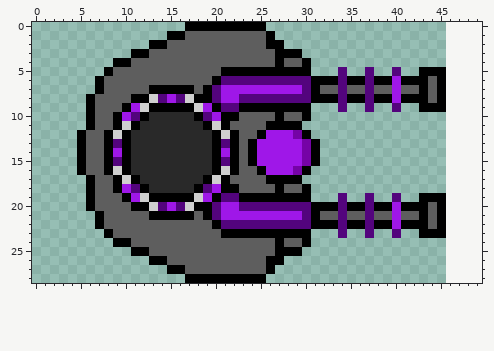
File history of a pixel-art sprite, images/Turrets/p_laser_gun_1.png. The picture above is the old version.
The file is 96x58 pixels, drawn in blocks of 2x2; one block is one cell here. The old version is drawn lined up with the new one, on the new canvas.
After:
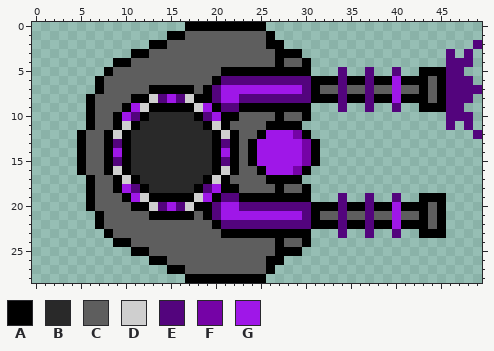
Palette (. is transparent): A #000000  B #292929  C #5e5e5e  D #cfcfcf  E #53047d  F #7503a6  G #9f17e8
The exact change:
canvas 48x29 -> 50x29, the old top-left corner now at -2,0 (the part of the old canvas that was cut away was empty and is not shown)
@@ x 44..49 @@
  1 ......
- 2 ......
- 3 ......
- 4 ......
- 5 AA....
- 6 CA....
- 7 CA....
- 8 CA....
- 9 AA....
-10 ......
-11 ......
-12 ......
+ 2 .....E
+ 3 ..E.E.
+ 4 ..EEE.
+ 5 AAEE..
+ 6 CAEEE.
+ 7 CAEEEE
+ 8 CAEEE.
+ 9 AAEE..
+10 ..EEE.
+11 ..E.E.
+12 .....E
 13 ......
Boxes around the changes in both pictures, in picture pixels (x1, y1, x2, y2):
added: (446, 40, 482, 139)
